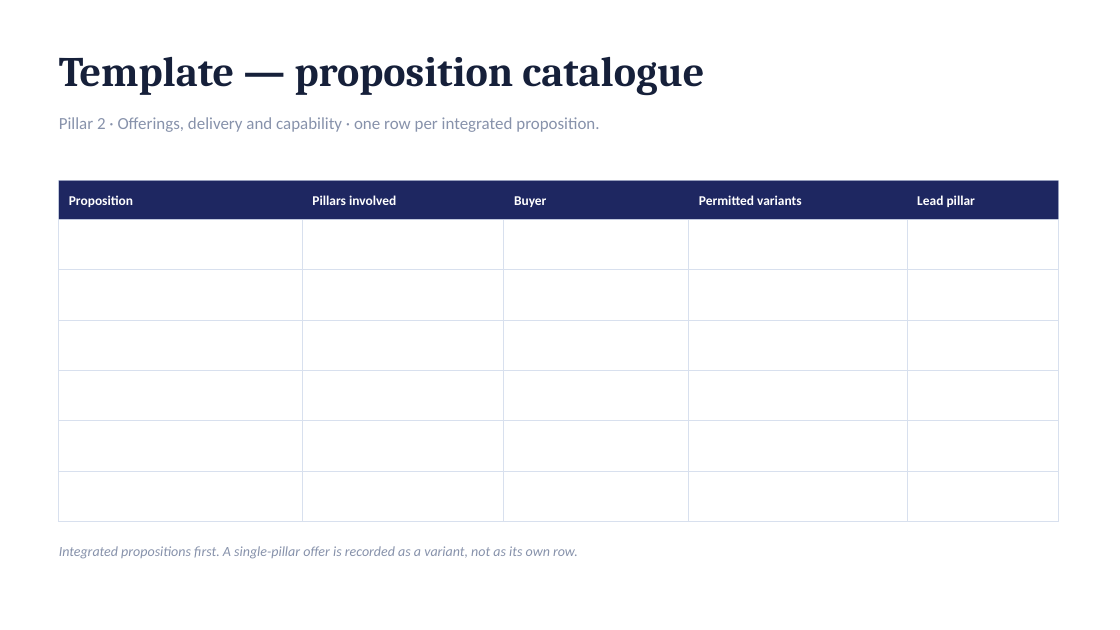
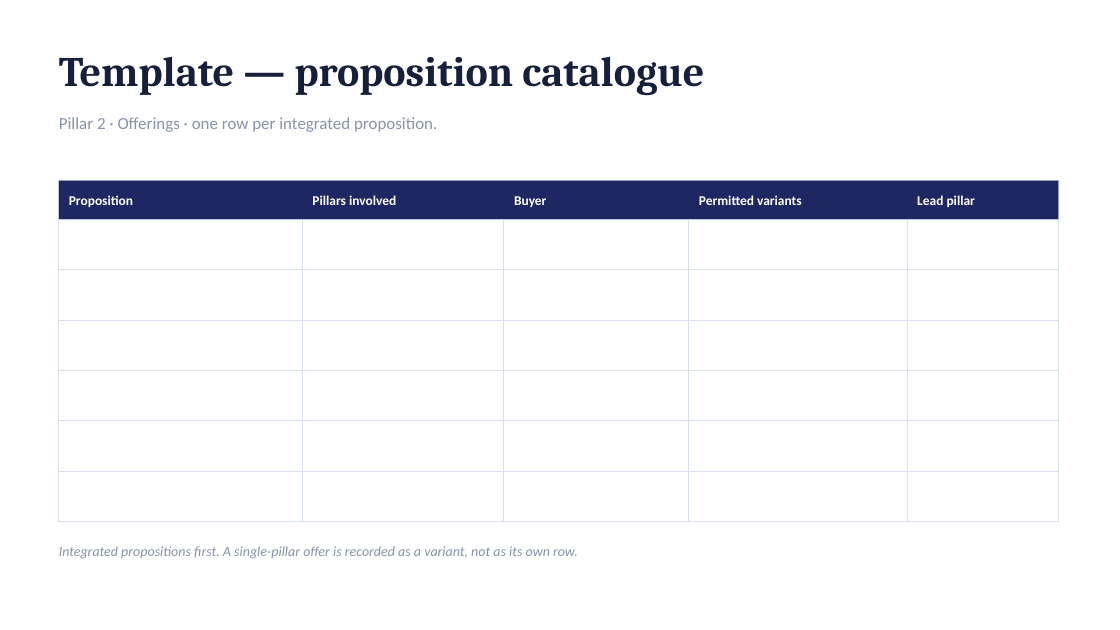
Before and after one commit to dhajjar-cyber/bae, a slide deck: slide 21 of FSI strategy/EAIND-FSI-Strategy-Development-Plan.pptx. Drawn at 1120x630 pixels with LibreOffice and Linux fonts; fonts in the diff are those of the drawing. Boxes give left, top, right and bottom in pixels: in the first picture for what was removed or moved away, otherwise in the second. Text is boxed around its words. In the diff, an @@ line names an element or a change of style, - is before the commit and + after.

```diff
--- a/FSI strategy/EAIND-FSI-Strategy-Development-Plan.pptx
+++ b/FSI strategy/EAIND-FSI-Strategy-Development-Plan.pptx
@@ text at [59, 117, 437, 132]: text changed @@
-Pillar 2 · Offerings, delivery and capability · one row per integrated proposition.
+Pillar 2 · Offerings · one row per integrated proposition.
```
Also in this commit, not shown: 15 other slides changed, 2 other files.
